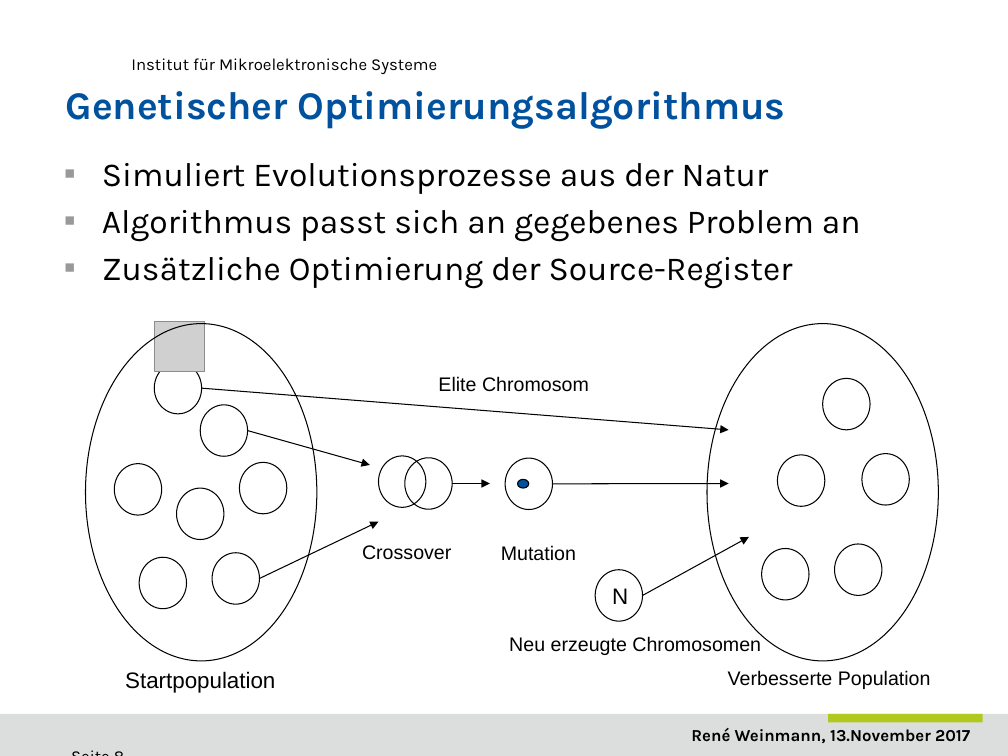
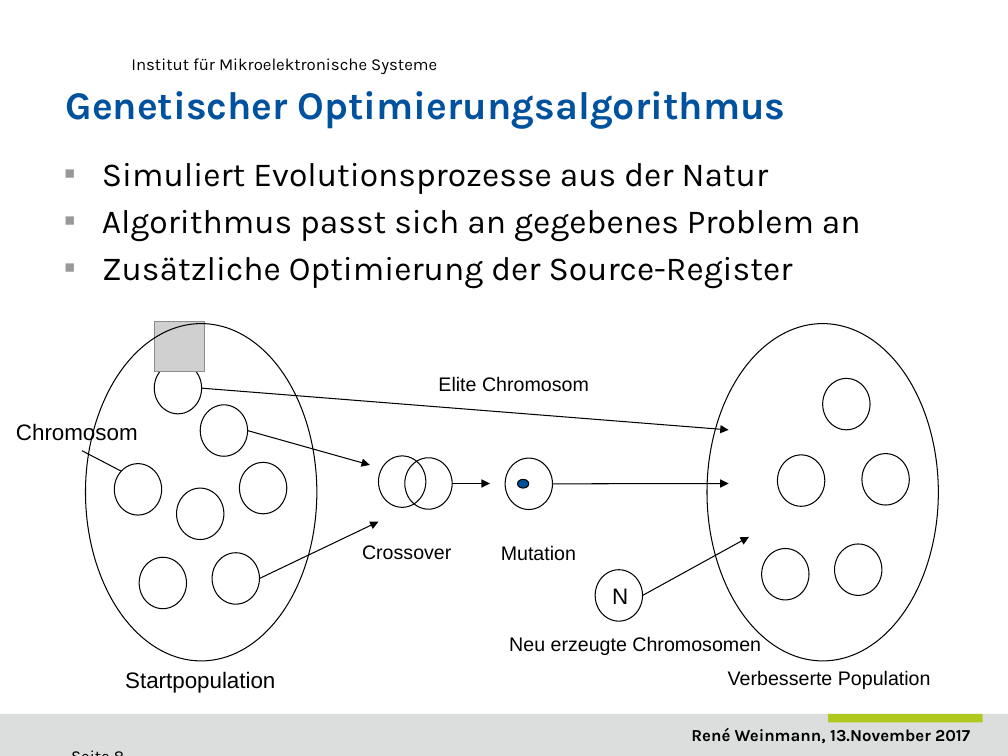
Before and after one commit to ReneWeinmann/Masterarbeit, a slide deck: slide 8 of Presentation_Rene_Weinmann.pptx. Drawn at 1008x756 pixels with LibreOffice and Linux fonts; fonts in the diff are those of the drawing; grey boxes stand for pictures; background and template pictures are left out. Boxes give left, top, right and bottom in pixels: in the first picture for what was removed or moved away, otherwise in the second. Text is boxed around its words. In the diff, an @@ line names an element or a change of style, - is before the commit and + after.

```diff
--- a/Presentation_Rene_Weinmann.pptx
+++ b/Presentation_Rene_Weinmann.pptx
@@ text added at [16,422,138,445], 16 pt, text #000000 @@
+Chromosom
@@ line added from (82, 451) to (121, 471), #000000 0.75 pt @@
```
Also in this commit, not shown: 11 other slides changed, 1 slide added, 1 other file.
